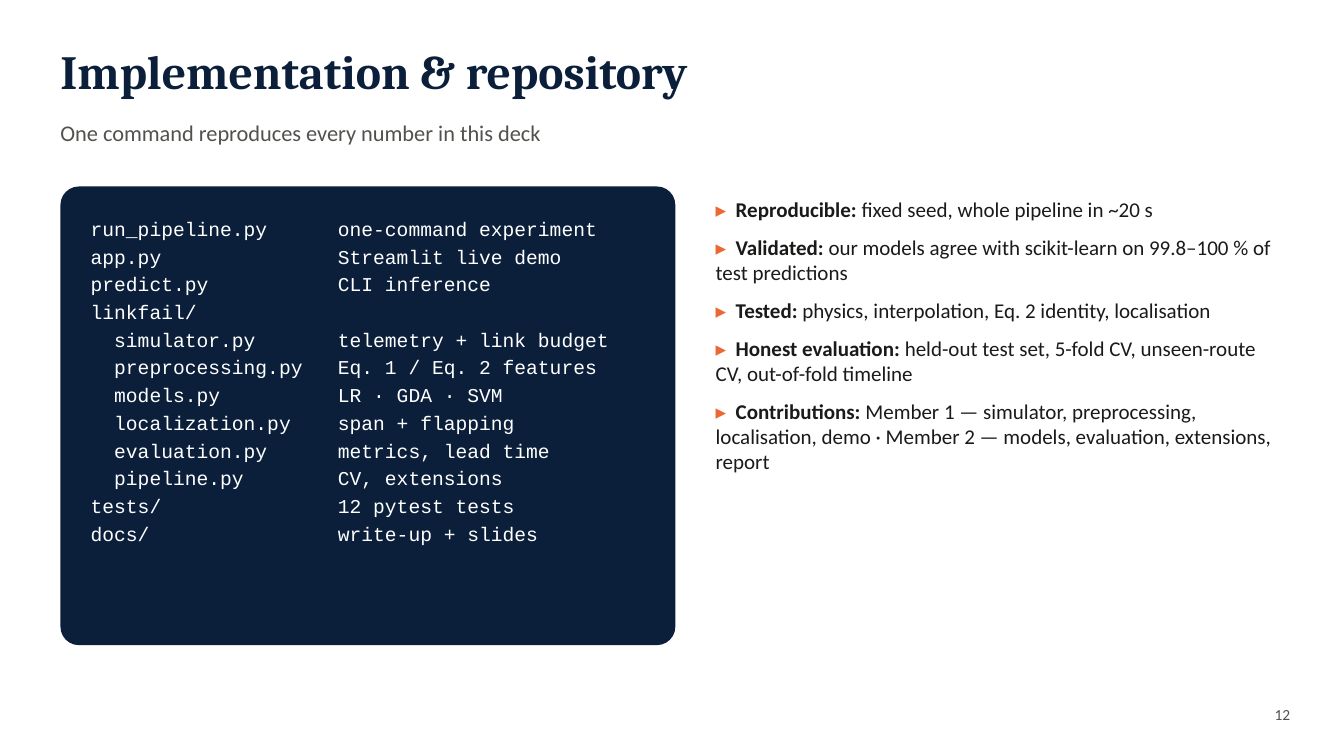
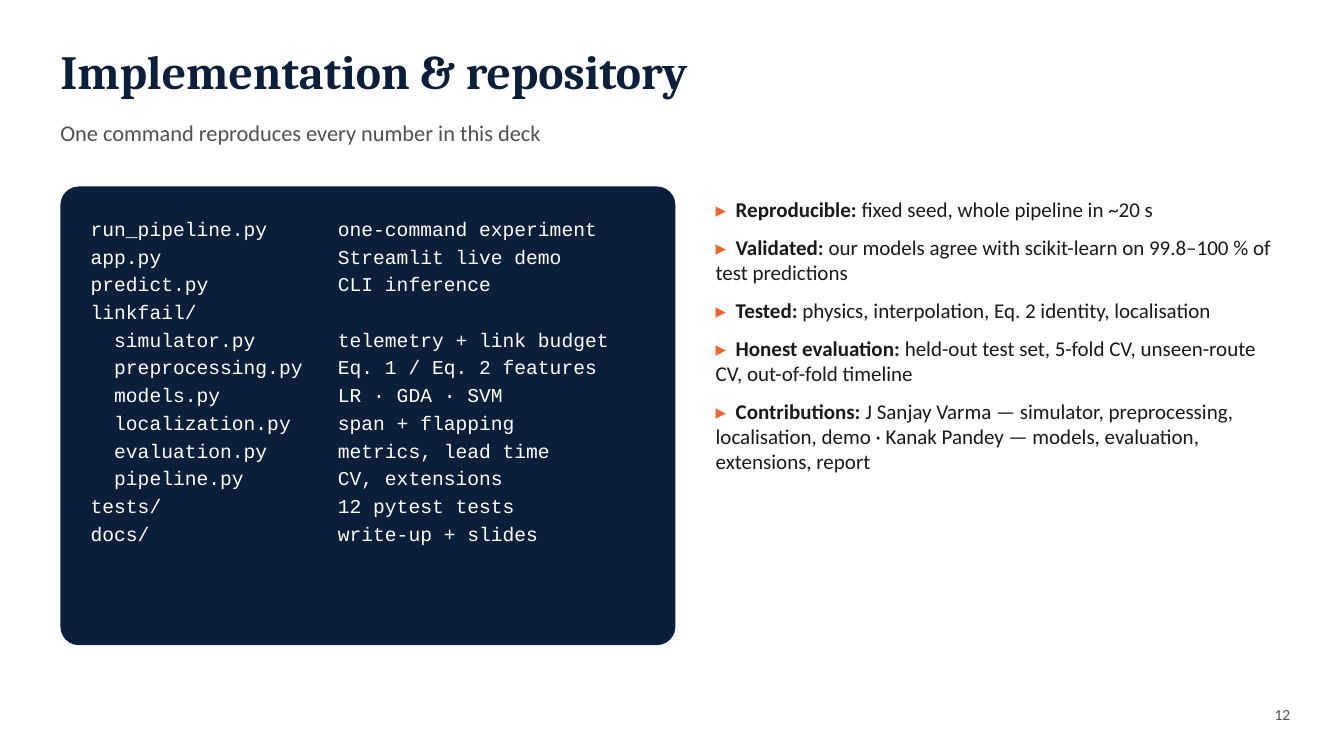
Before and after one commit to jsanjayvarma06-oss/ML-Project, a slide deck: slide 12 of docs/Slides_Link_Failure_Prediction.pptx. Drawn at 1344x756 pixels with LibreOffice and Linux fonts; fonts in the diff are those of the drawing. Boxes give left, top, right and bottom in pixels: in the first picture for what was removed or moved away, otherwise in the second. Text is boxed around its words. In the diff, an @@ line names an element or a change of style, - is before the commit and + after.

Commit message:
Add team member names and SRNs to README, write-up and slides

```diff
--- a/docs/Slides_Link_Failure_Prediction.pptx
+++ b/docs/Slides_Link_Failure_Prediction.pptx
@@ text at box(716, 404, 1233, 473): text changed @@
-▸ Contributions: Member 1 — simulator, preprocessing, localisation, demo · Member 2 — models, evaluation, extensions, report
+▸ Contributions: J Sanjay Varma — simulator, preprocessing, localisation, demo · Kanak Pandey — models, evaluation, extensions, report
```
Also in this commit, not shown: 1 other slide changed, 4 other files.
